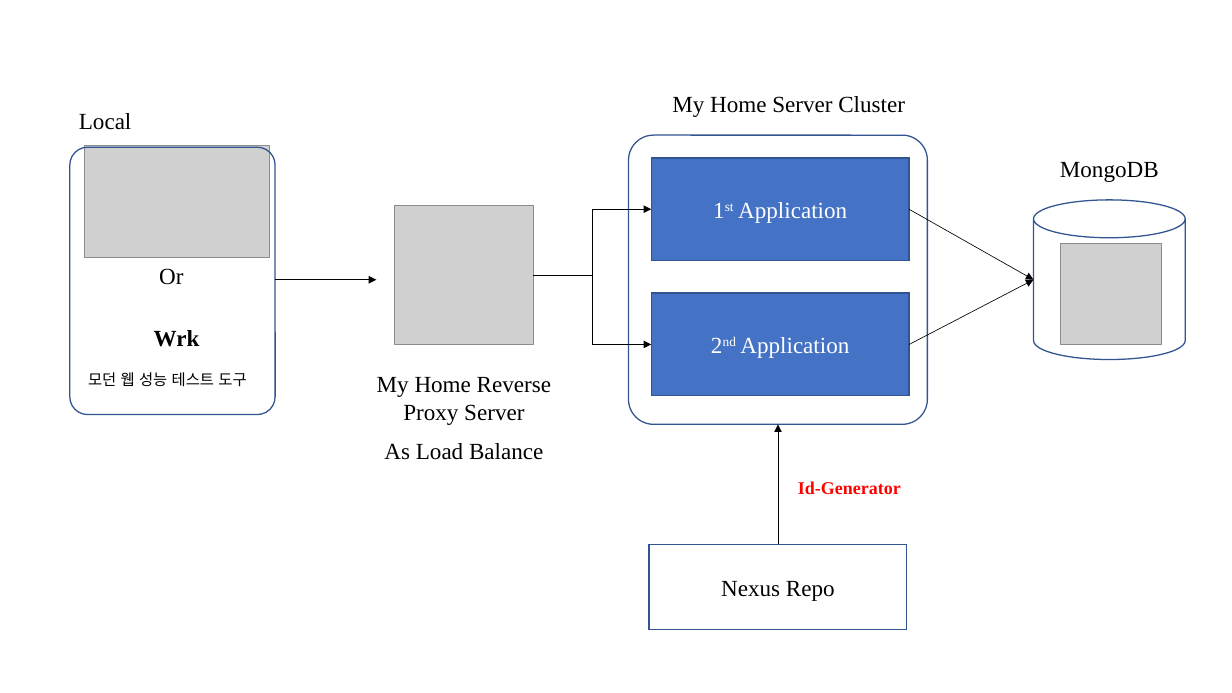
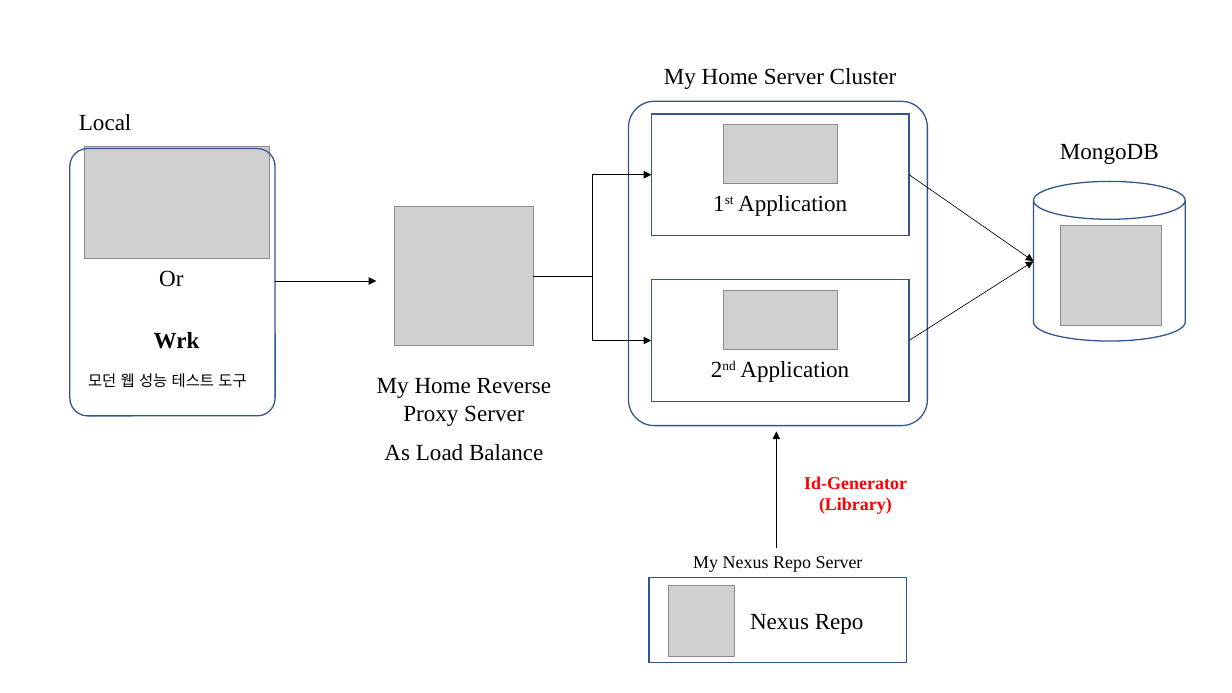
Before and after one commit to taehyuklee/BackEndDevelopment, a slide deck: slide 3 of study/7.IdGenerator/Study PPT.pptx. Drawn at 1232x693 pixels with LibreOffice and Linux fonts; fonts in the diff are those of the drawing; grey boxes stand for pictures. Boxes give left, top, right and bottom in pixels: in the first picture for what was removed or moved away, otherwise in the second. Text is boxed around its words. In the diff, an @@ line names an element or a change of style, - is before the commit and + after.

```diff
--- a/study/7.IdGenerator/Study PPT.pptx
+++ b/study/7.IdGenerator/Study PPT.pptx
@@ text "My Home Server Cluster": place and size @@
-text "My Home Server Cluster" at (672, 96, 905, 117)
+text "My Home Server Cluster" at (664, 68, 897, 89)
@@ rounded rectangle: place and size @@
-rounded rectangle at (628, 135, 927, 424)
+rounded rectangle at (628, 102, 927, 426)
@@ rectangle "1st Application": place and size @@
-rectangle "1st Application" at (652, 158, 909, 261)
+rectangle "1st Application" at (652, 114, 909, 236)
@@ rectangle "1st Application" at (652, 114, 909, 236): text colour #FFFFFF to #000000; fill #4472C4 to none @@
@@ elbow arrow moved from (533, 275) - (652, 210) to (533, 276) - (652, 175) @@
@@ arrow moved from (909, 210) - (1034, 280) to (909, 175) - (1034, 262) @@
@@ 1 picture, 1 text, 1 cylinder: place and size @@
-1 picture, 1 text, 1 cylinder at (1034, 162, 1186, 360)
+1 picture, 1 text, 1 cylinder at (1034, 144, 1186, 341)
@@ arrow moved from (909, 345) - (1034, 280) to (909, 341) - (1034, 262) @@
@@ elbow arrow moved from (533, 275) - (652, 345) to (533, 276) - (652, 341) @@
@@ rectangle "2nd Application" at (652, 280, 909, 402): text colour #FFFFFF to #000000; fill #4472C4 to none @@
@@ rectangle "2nd Application": place and size @@
-rectangle "2nd Application" at (652, 293, 909, 396)
+rectangle "2nd Application" at (652, 280, 909, 402)
@@ group added at (669, 125, 863, 656): 3 pictures, 1 text @@
+My Nexus Repo Server
@@ arrow moved from (778, 544) - (778, 424) to (776, 548) - (776, 432) @@
@@ text at (804, 476, 907, 514): text changed @@
-Id-Generator
+Id-Generator (Library)
@@ rectangle "Nexus Repo": place and size @@
-rectangle "Nexus Repo" at (649, 544, 907, 629)
+rectangle "Nexus Repo" at (649, 578, 907, 663)
```
